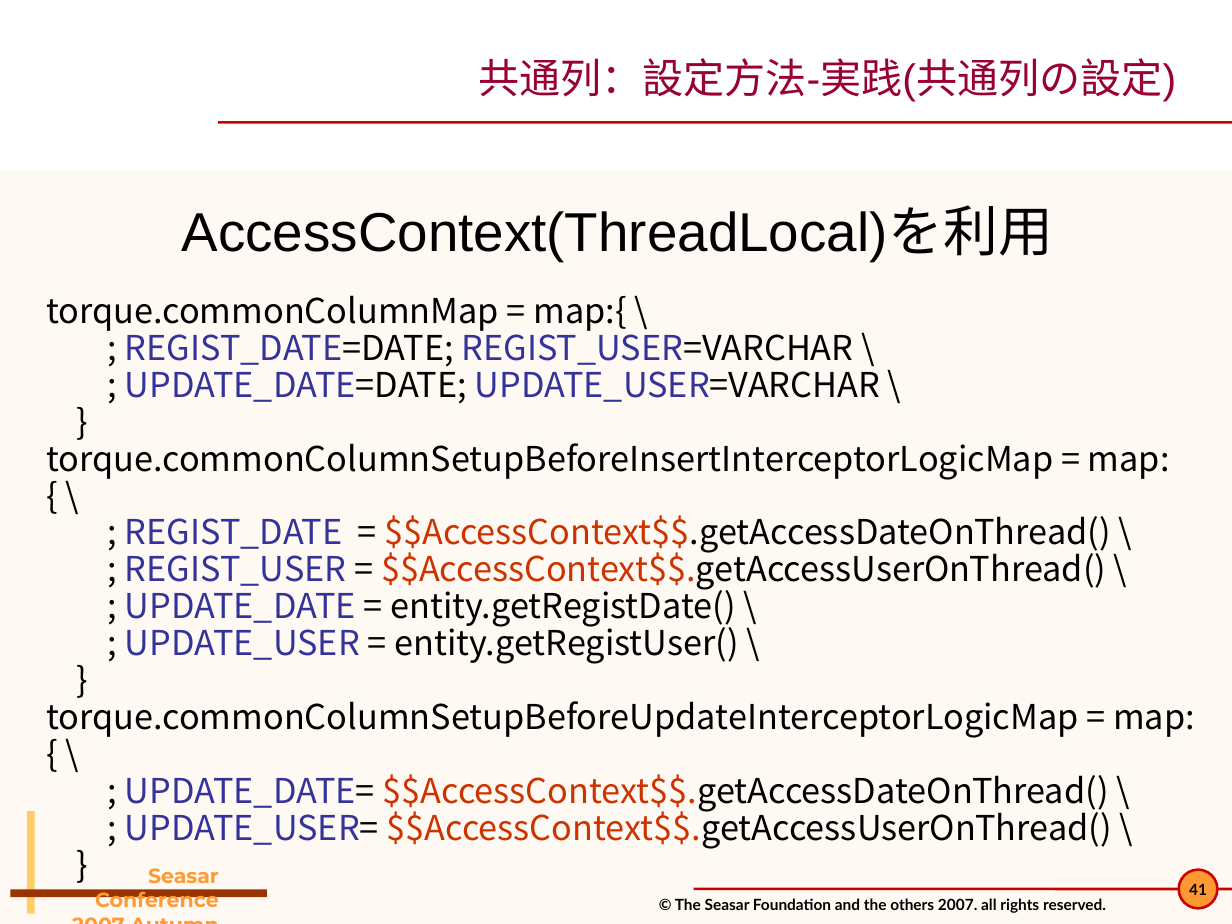
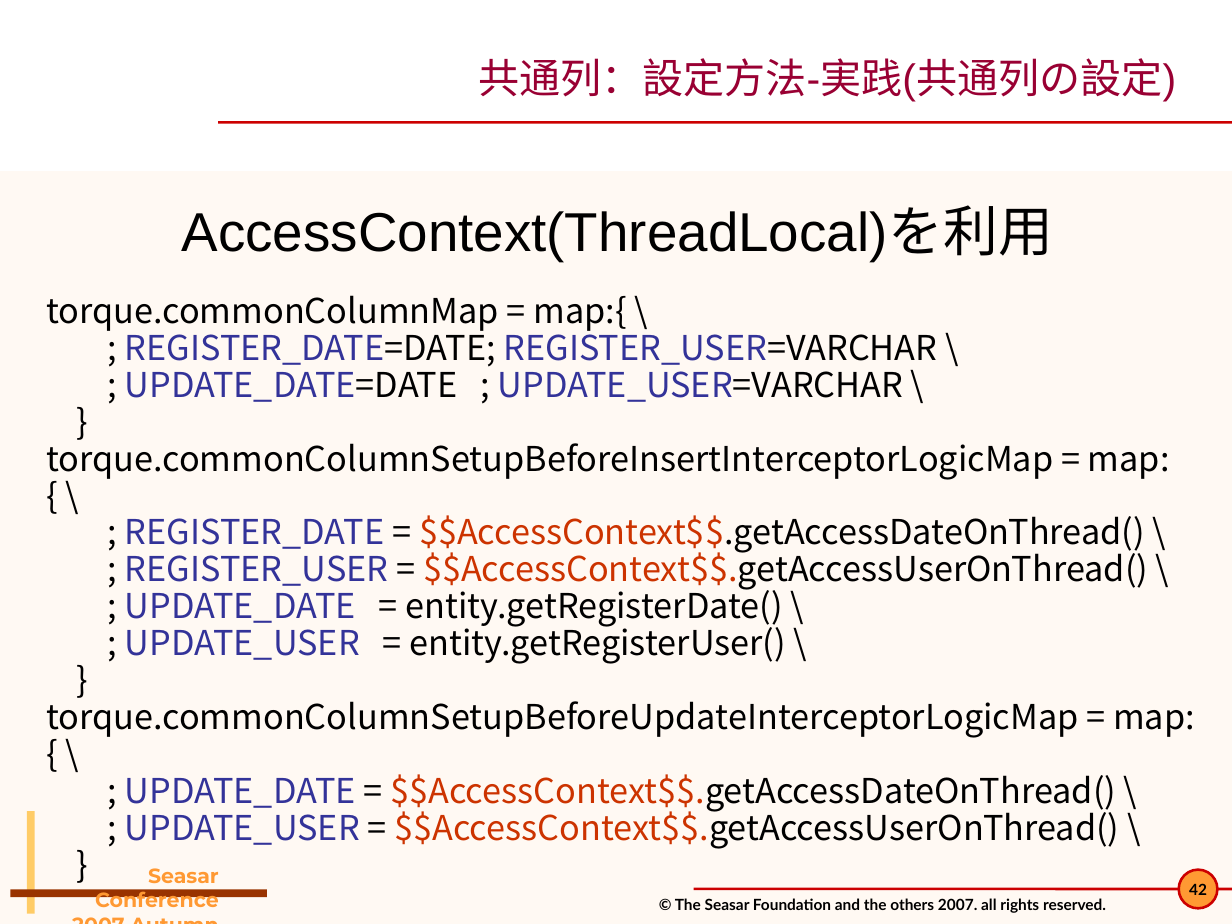
Before and after one commit to seasarorg/dbflute, a slide deck: slide 42 of dbflute/etc/doc/pres/sc2007a_2-DBFlute.ppt (slide 41 before the commit). Drawn at 1232x924 pixels with LibreOffice and Linux fonts; fonts in the diff are those of the drawing; background and template pictures are left out. Boxes give left, top, right and bottom in pixels: in the first picture for what was removed or moved away, otherwise in the second. Text is boxed around its words. In the diff, an @@ line names an element or a change of style, - is before the commit and + after.

```diff
--- a/dbflute/etc/doc/pres/sc2007a_2-DBFlute.ppt
+++ b/dbflute/etc/doc/pres/sc2007a_2-DBFlute.ppt
@@ text at box(125, 325, 938, 402): text changed @@
-; REGIST_DATE=DATE; REGIST_USER=VARCHAR \
-; UPDATE_DATE=DATE; UPDATE_USER=VARCHAR \
+; REGISTER_DATE=DATE; REGISTER_USER=VARCHAR \
+; UPDATE_DATE=DATE ; UPDATE_USER=VARCHAR \
@@ text at box(125, 515, 1148, 664): text changed @@
-; REGIST_DATE = $$AccessContext$$.getAccessDateOnThread() \
-; REGIST_USER = $$AccessContext$$.getAccessUserOnThread() \
-; UPDATE_DATE = entity.getRegistDate() \
-; UPDATE_USER = entity.getRegistUser() \
+; REGISTER_DATE = $$AccessContext$$.getAccessDateOnThread() \
+; REGISTER_USER = $$AccessContext$$.getAccessUserOnThread() \
+; UPDATE_DATE = entity.getRegisterDate() \
+; UPDATE_USER = entity.getRegisterUser() \
@@ text at box(125, 774, 1119, 849): spaces changed @@
-; UPDATE_DATE= $$AccessContext$$.getAccessDateOnThread() \
-; UPDATE_USER= $$AccessContext$$.getAccessUserOnThread() \
+; UPDATE_DATE = $$AccessContext$$.getAccessDateOnThread() \
+; UPDATE_USER = $$AccessContext$$.getAccessUserOnThread() \
@@ page number at box(1189, 883, 1207, 895): text changed @@
-41
+42
```
Also in this commit, not shown: 32 other slides changed, 1 slide added, 2 other files.
